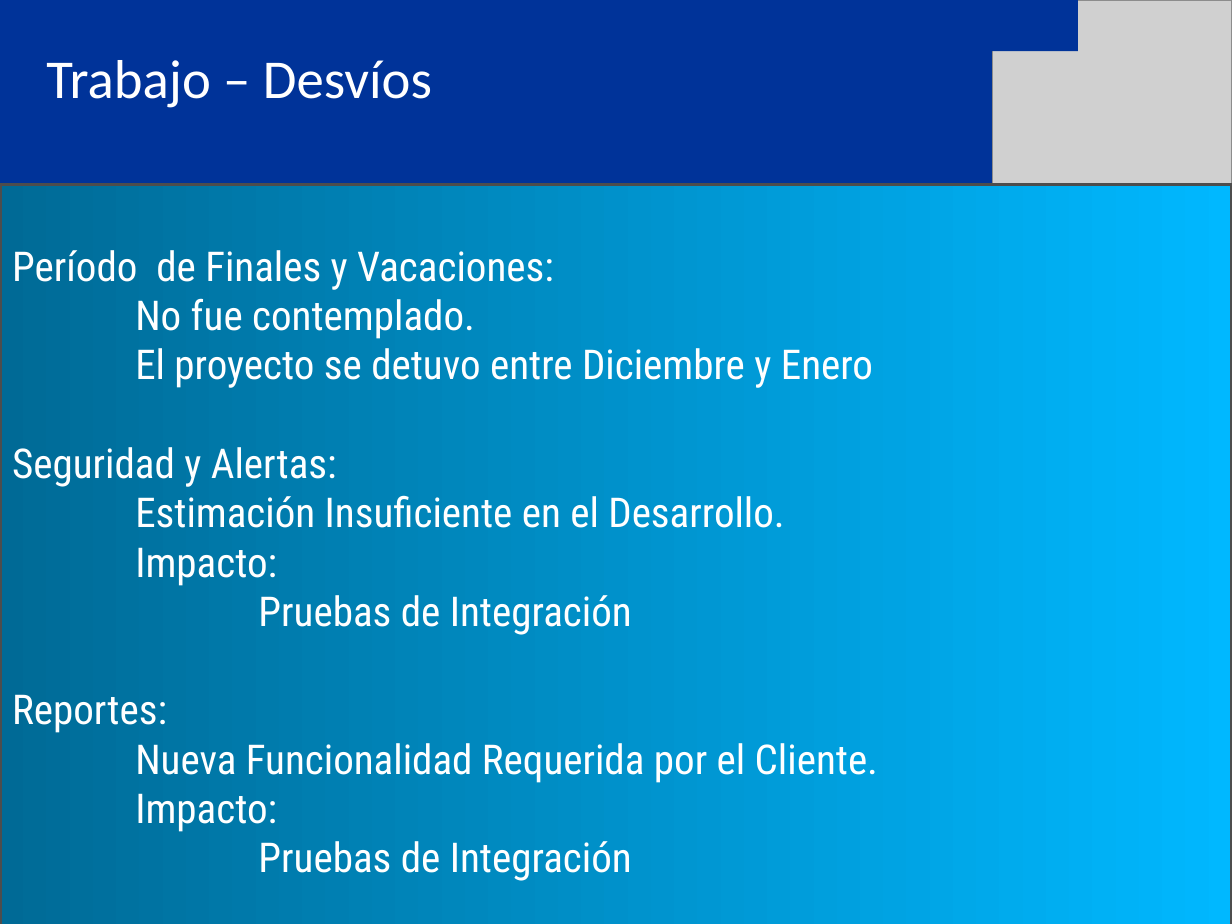
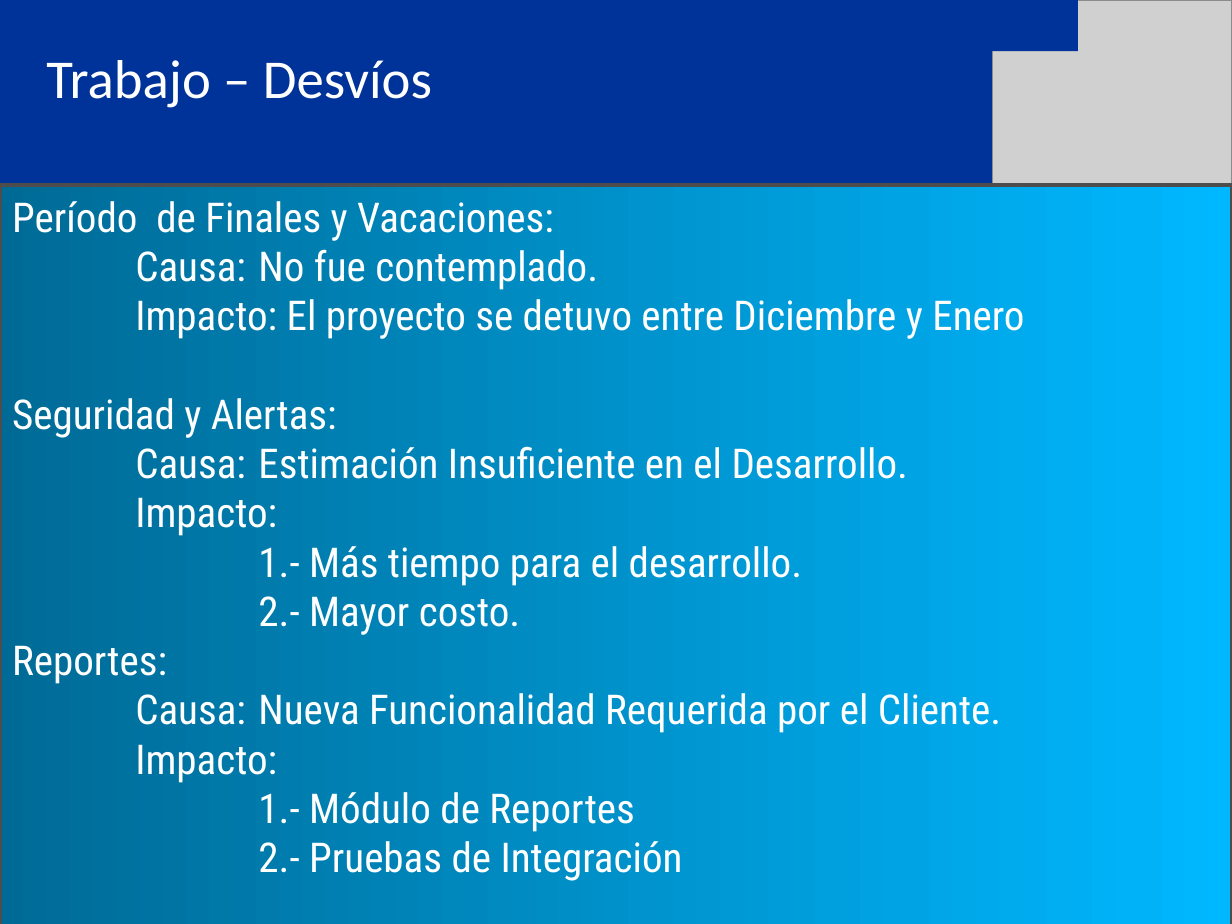
Before and after one commit to eallegretta/bagge, a slide deck: slide 2 of Documentation/06 Implementación y soporte/Entrega final/SETI_Presentación Final (PB - FE).ppt. Drawn at 1232x924 pixels with LibreOffice and Linux fonts; fonts in the diff are those of the drawing; grey boxes stand for pictures. Boxes give left, top, right and bottom in pixels: in the first picture for what was removed or moved away, otherwise in the second. Text is boxed around its words. In the diff, an @@ line names an element or a change of style, - is before the commit and + after.

```diff
--- a/Documentation/06 Implementación y soporte/Entrega final/SETI_Presentación Final (PB - FE).ppt
+++ b/Documentation/06 Implementación y soporte/Entrega final/SETI_Presentación Final (PB - FE).ppt
@@ text in rectangle at <box>135,249,1024,339</box>: text changed @@
-No fue contemplado.
-El proyecto se detuvo entre Diciembre y Enero
+Causa: No fue contemplado.
+Impacto: El proyecto se detuvo entre Diciembre y Enero
@@ text in rectangle at <box>135,446,908,479</box>: text changed @@
-Estimación Insuficiente en el Desarrollo.
+Causa: Estimación Insuficiente en el Desarrollo.
@@ text in rectangle at <box>258,546,802,635</box>: text changed @@
-Pruebas de Integración
+1.- Más tiempo para el desarrollo.
+2.- Mayor costo.
@@ text in rectangle at <box>135,693,1001,733</box>: text changed @@
-Nueva Funcionalidad Requerida por el Cliente.
+Causa: Nueva Funcionalidad Requerida por el Cliente.
@@ text in rectangle at <box>258,792,683,881</box>: text changed @@
-Pruebas de Integración
+1.- Módulo de Reportes
+2.- Pruebas de Integración
```
Also in this commit, not shown: 1 other slide changed, 1 slide added, 1 other file.
